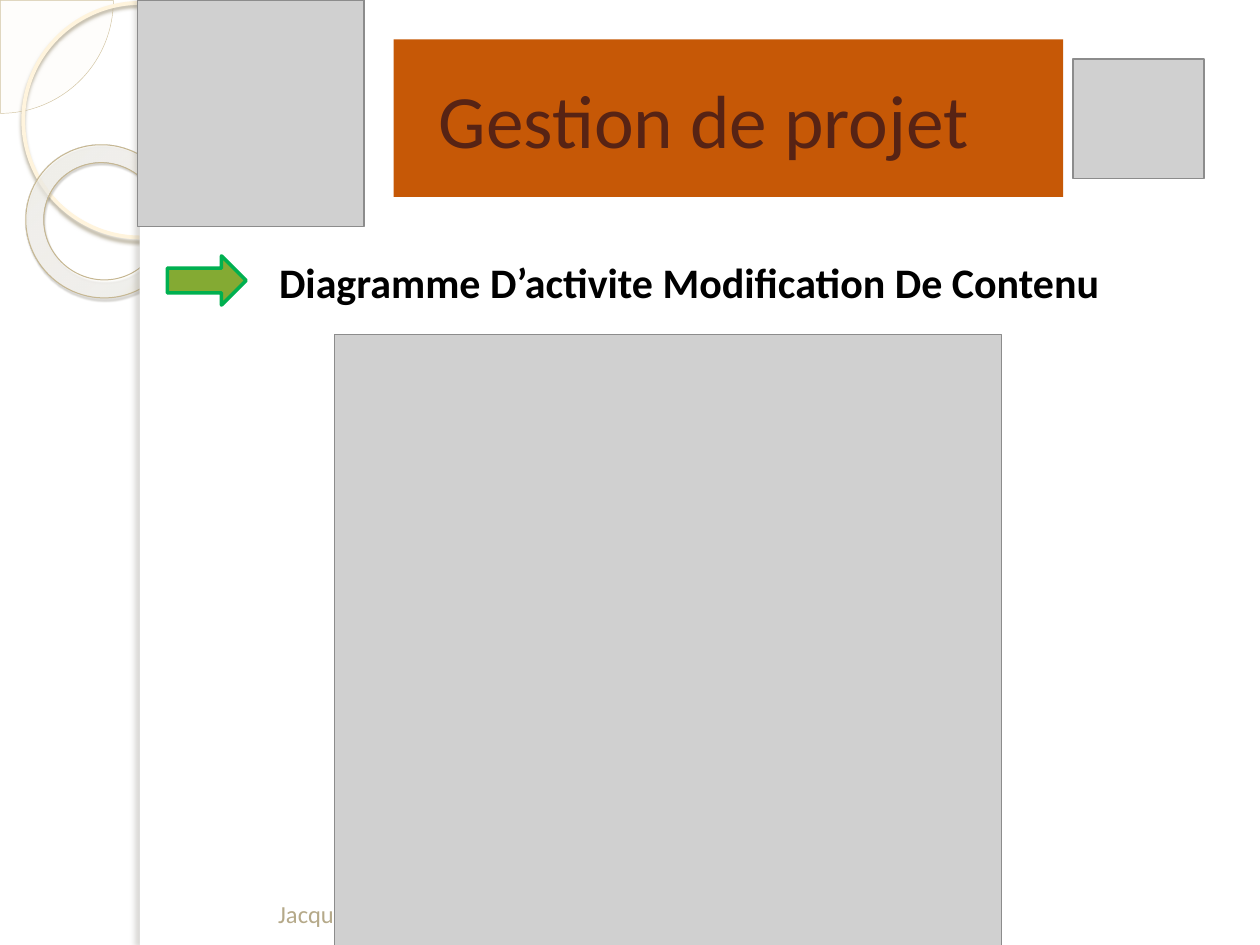
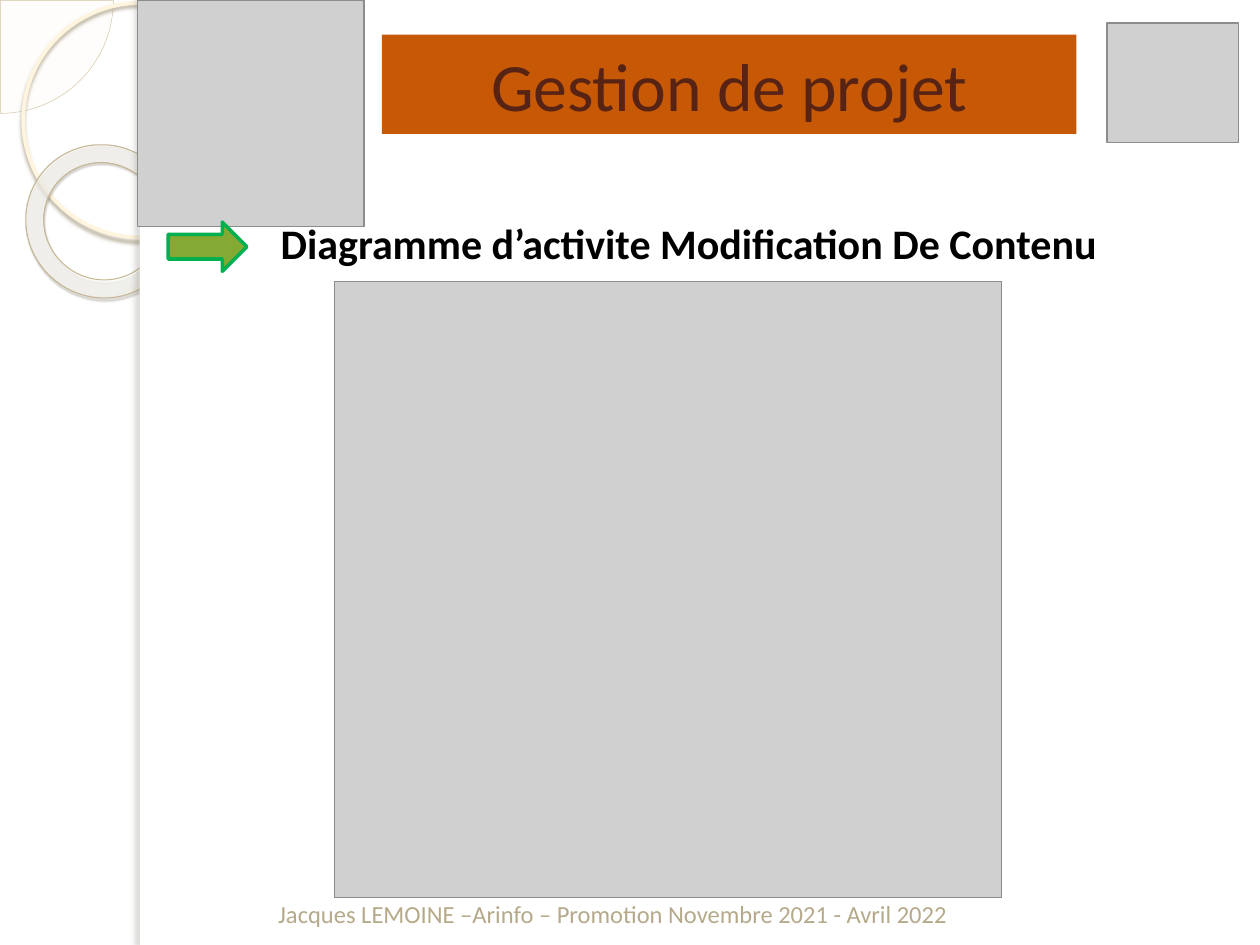
Before and after one commit to jacquesLemoine44/AssociationPaulGreen, a slide deck: slide 14 of DocumentationsProjet/Présentation1.pptx. Drawn at 1260x945 pixels with LibreOffice and Linux fonts; fonts in the diff are those of the drawing; grey boxes stand for pictures; background and template pictures are left out. Boxes give left, top, right and bottom in pixels: in the first picture for what was removed or moved away, otherwise in the second. Text is boxed around its words. In the diff, an @@ line names an element or a change of style, - is before the commit and + after.

```diff
--- a/DocumentationsProjet/Présentation1.pptx
+++ b/DocumentationsProjet/Présentation1.pptx
@@ picture: place and size @@
-picture at [1074,59,1205,179]
+picture at [1108,23,1239,142]
@@ title "Gestion de projet": place and size @@
-title "Gestion de projet" at [439,96,968,161]
+title "Gestion de projet" at [382,35,1076,135]
@@ title "Gestion de projet" at [382,35,1076,135]: size 43 to 38.7 pt; fill none to #C65806 @@
@@ rectangle removed at [393,39,1062,197] @@
@@ right arrow: place and size @@
-right arrow at [168,256,247,305]
+right arrow at [168,222,247,271]
@@ text at [281,225,1096,266]: text changed @@
-Diagramme D’activite Modification De Contenu
+Diagramme d’activite Modification De Contenu
@@ picture: place and size @@
-picture at [335,335,1002,945]
+picture at [335,281,1002,897]
```
Also in this commit, not shown: 13 other slides changed, 1 slide added, 1 slide removed, 49 other files.
